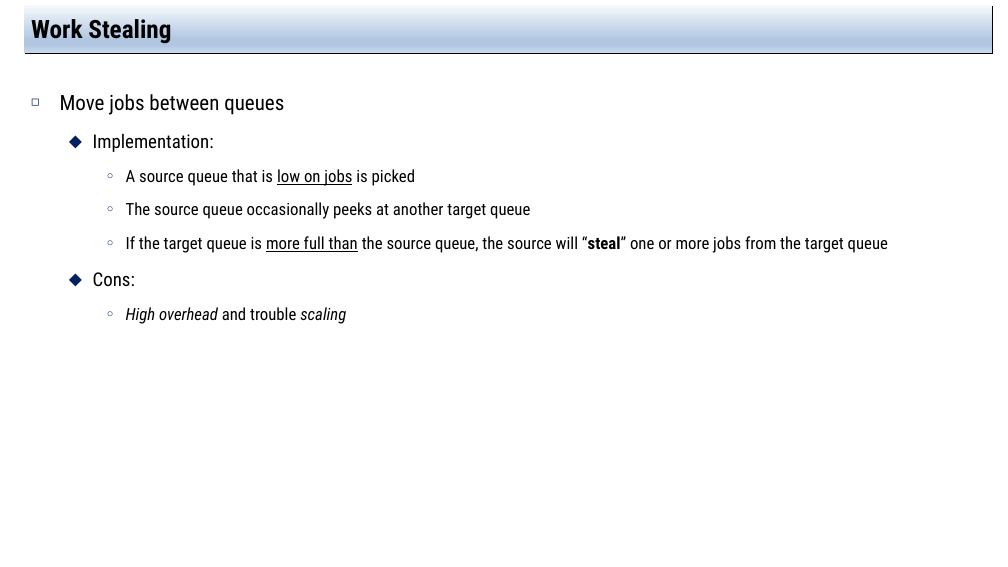
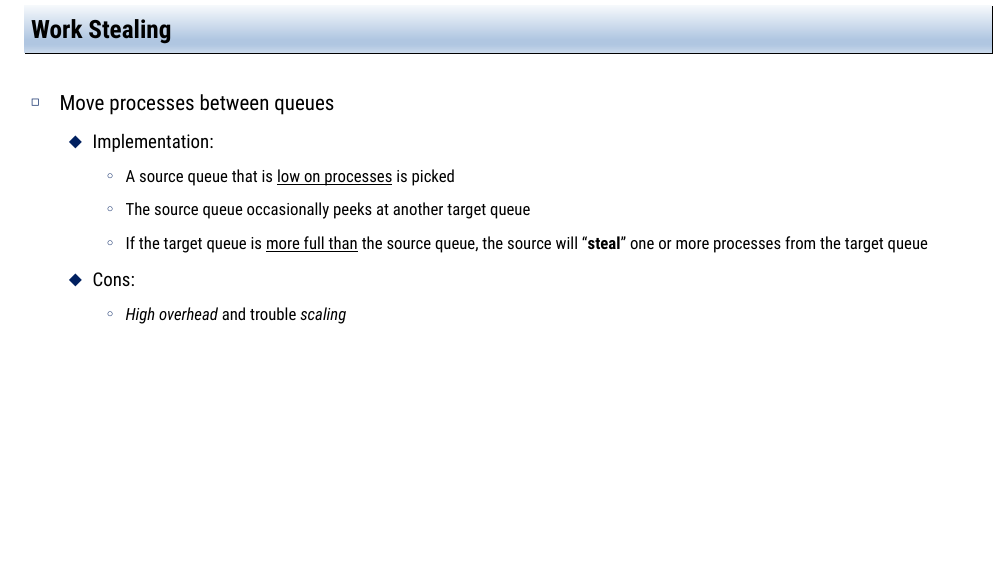
Before and after one commit to jachermocilla/extra-course-materials, a slide deck: slide 20 of cmsc125/ostep/slides/01.Virtualization/10.Multiprocessor_Scheduling(Advanced).pptx. Drawn at 1008x567 pixels with LibreOffice and Linux fonts; fonts in the diff are those of the drawing. Boxes give left, top, right and bottom in pixels: in the first picture for what was removed or moved away, otherwise in the second. Text is boxed around its words. In the diff, an @@ line names an element or a change of style, - is before the commit and + after.

```diff
--- a/cmsc125/ostep/slides/01.Virtualization/10.Multiprocessor_Scheduling(Advanced).pptx
+++ b/cmsc125/ostep/slides/01.Virtualization/10.Multiprocessor_Scheduling(Advanced).pptx
@@ text at (60, 94, 334, 115): text changed @@
-◻ Move jobs between queues
+◻ Move processes between queues
@@ text at (126, 169, 455, 186): text changed @@
-    ○ A source queue that is low on jobs is picked
+    ○ A source queue that is low on processes is picked
@@ text at (126, 236, 928, 253): text changed @@
-    ○ If the target queue is more full than the source queue, the source will “steal” one or more jobs from the target queue
+    ○ If the target queue is more full than the source queue, the source will “steal” one or more processes from the target queue
```
Also in this commit, not shown: 10 other slides changed, 1 slide added, 1 other file.
